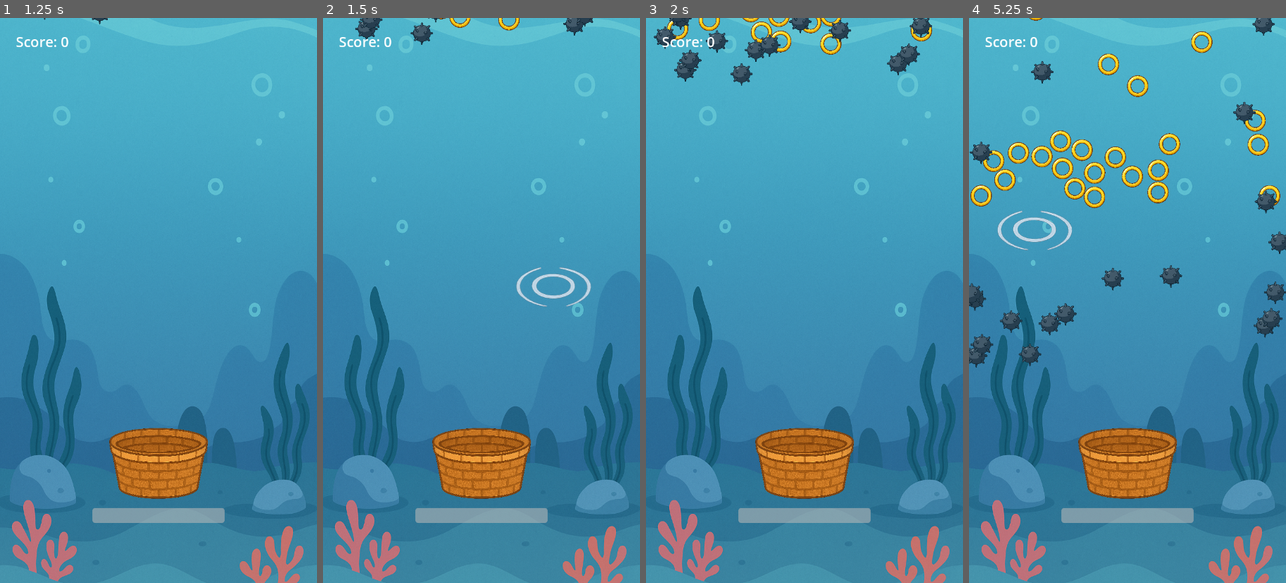
Above: before the commit, frames 1-4 (left to right).
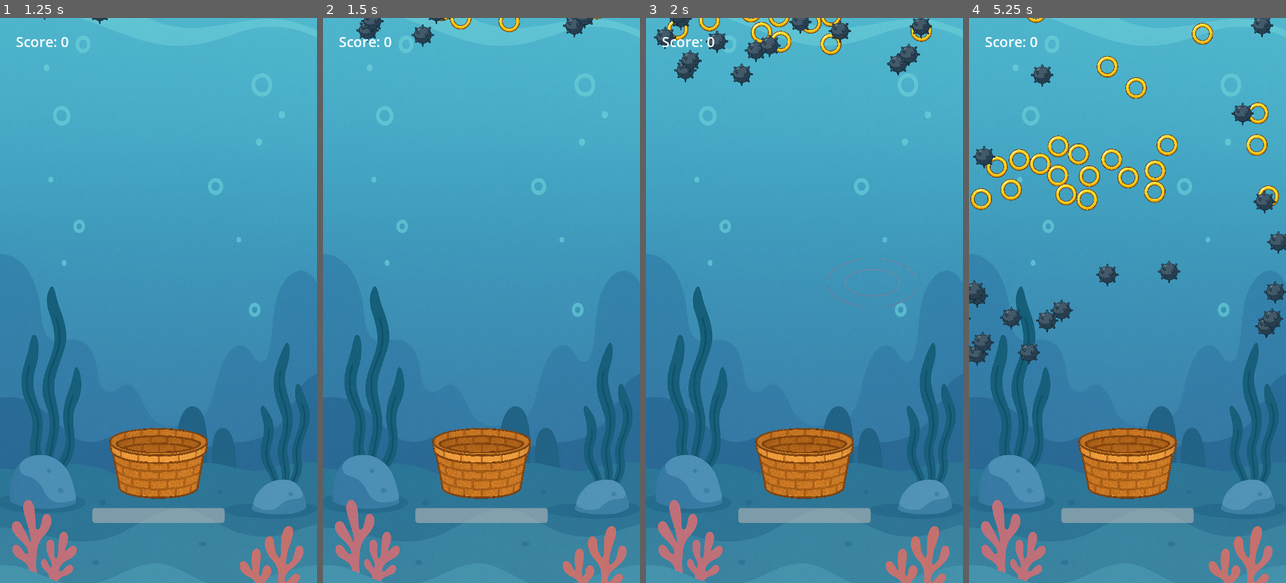
Above: after the commit, the same moments.

Repository: ericso/aqua-launch
Game: Godot game, scene res://main/main.tscn
The game is run twice, just before and just after one commit, with the same random seed, the same clock (stepped at 60 frames per second) and the same inputs.
Inputs (mouse positions are in pixels of both pictures, inside the frame that each line leads up to):
- Up to frame 1 (1.25 s): click "New Game" at 0.5 s
- Up to frame 2 (1.5 s): tap Enter at 1.25 s; move the mouse to (551, 272) at 1.27 s; click (551, 272) at 1.42 s
- Up to frame 3 (2 s): no input
- Up to frame 4 (5.25 s): move the mouse to (1064, 328) at 2.02 s; click (1064, 328) at 2.17 s; move the mouse to (1159, 176) at 2.77 s; click (1159, 176) at 2.92 s; move the mouse to (1111, 413) at 3.52 s; click (1111, 413) at 3.67 s; move the mouse to (1222, 385) at 4.27 s; click (1222, 385) at 4.42 s; move the mouse to (1032, 215) at 5.02 s; click (1032, 215) at 5.17 s

Frame 1 is identical in both runs. In frame 2, 0.9% of the frame differs, in the area x 10-88%, y 0-52%; in frame 3, 0.8%; in frame 4, 6.6%, in the area x 0-100%, y 0-62%.

Commit message:
swipe to impulse works

Diff:
--- a/main/main.gd
+++ b/main/main.gd
@@ -15,9 +15,13 @@
 # the basket
 var rings_deducted: int = 0
 
+# UI interactions
 var touch_start := Vector2.ZERO
 var touch_end := Vector2.ZERO
-var swipe_min_distance := 50.0 # Minimum distance to count as swipe
+var swipe_start := Vector2.ZERO
+var is_swiping := false
+var swipe_threshold := 50.0 # minimum distance (in pixels?) to count as a swipe
+var impulse_multiplier = 1500 # changes how much impulse is applied on a swipe
 
 # flag indicating whether or not the game is active
 var game_active := false
@@ -38,14 +42,27 @@
 	basket.connect("game_over", Callable(self, "_on_game_over"))
 
 func _unhandled_input(event: InputEvent) -> void:
-	if event is InputEventScreenTouch:
+	if event is InputEventMouseButton and event.button_index == MOUSE_BUTTON_LEFT:
 		if event.pressed:
-			apply_wave_impulse(event.position)
+			swipe_start = event.position
+			is_swiping = false
 		else:
-			touch_end = event.position
-			var delta = touch_end - touch_start
-			if delta.length() >= swipe_min_distance:
-				emit_swipe_impulse(touch_start, delta.normalized())
+			if is_swiping:
+				# It was a swipe, do NOT count as tap
+				var swipe_end = event.position
+				var delta = swipe_end - swipe_start
+				emit_swipe_impulse(swipe_start, delta.normalized())
+			else:
+				# It's a tap
+				handle_tap(event)
+	elif event is InputEventMouseMotion and event.button_mask & MOUSE_BUTTON_MASK_LEFT:
+		var distance = event.position.distance_to(swipe_start)
+		if distance >= swipe_threshold:
+			is_swiping = true
+
+# handle_tap handles a single tap/click event
+func handle_tap(event: InputEvent) -> void:
+	apply_wave_impulse(event.position)
 
 # apply_wave_impulse emits an impulse at the input position on the screen
 func apply_wave_impulse(tap_pos: Vector2) -> void:
@@ -78,27 +95,26 @@
 
 # emit_swipe_impulse emits an impulse in a cone at the terminus of a swipe
 func emit_swipe_impulse(origin: Vector2, direction: Vector2):
-	var cone_angle = deg_to_rad(45)
-	var cone_radius = 200.0
+	var space_state = get_world_2d().direct_space_state
 
-	var query := PhysicsPointQueryParameters2D.new()
-	query.position = origin
-	query.collision_mask = 1
-	query.collide_with_bodies = true
-	query.collide_with_areas = false
+	var shape := CircleShape2D.new()
+	shape.radius = 400.0
 
-	var space_state = get_world_2d().direct_space_state
-	var result = space_state.intersect_point(query, 32)
+	var params := PhysicsShapeQueryParameters2D.new()
+	params.shape = shape
+	params.transform = Transform2D.IDENTITY.translated(origin)
+	params.collide_with_bodies = true
+	params.collision_mask = 0xFFFF  # check all layers
 
-	for hit in result:
+	var results = space_state.intersect_shape(params, 32)
+
+	for hit in results:
 		var body = hit.collider
 		if body is RigidBody2D:
-			var to_body = body.global_position - origin
-			var distance = to_body.length()
-			if distance <= cone_radius:
-				var angle_to_body = direction.angle_to(to_body.normalized())
-				if abs(angle_to_body) <= cone_angle / 2:
-					body.apply_impulse(Vector2.ZERO, direction * 500)
+			var to_body = (body.global_position - origin)
+			var angle = direction.angle_to(to_body.normalized())
+			if abs(angle) <= deg_to_rad(45) / 2:
+				body.apply_impulse(direction * impulse_multiplier)
 
 # _on_ring_collected is the handler for when the basket collects a ring
 func _on_ring_collected(ring: Node2D) -> void:
@@ -144,7 +160,7 @@
 	$RingSpawner.ring_spawn_timer = 0
 	$MineSpawner.mine_spawn_timer = 0
 	$UI/NewGameButton.visible = false
-	$BackgroundMusic.volume_db = +10  # raise background music volume by 10dB
+	$BackgroundMusic.volume_db = +5  # raise background music volume by 5dB
 	$GameStartFx.play() # play game start fx
 
 func _on_game_over():
@@ -174,7 +190,3 @@
 
 	# reset basket health
 	basket.reset_health()
-
-# DEBUG to visualize swipe
-#func _draw():
-	#draw_line(touch_start, touch_end, Color.green, 2.0)
